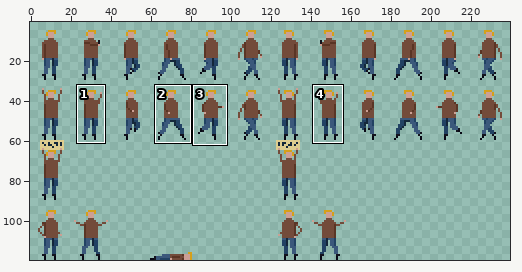
Sprite sheet, stored at src/sprites/citizen-1.png. The picture above shows the old version from afar; the outline marks the close-up.
Close-up. The starting point:
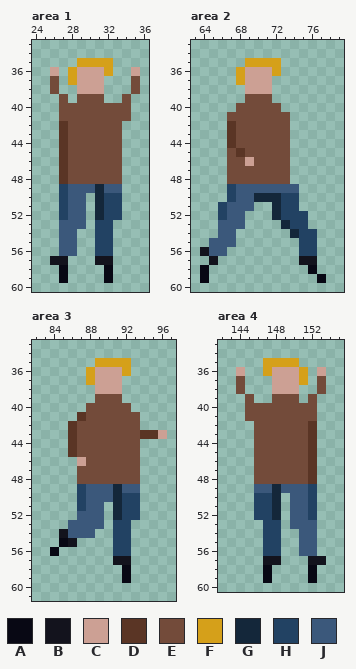
The file is 240x120 pixels. Shown: area 1: x 24..36, y 33..60; area 2: x 63..79, y 33..60; area 3: x 82..97, y 33..61; area 4: x 142..155, y 33..60. The wide view leaves out empty margins. The commit also changed other parts of the picture, which this record leaves out.
Palette (. is transparent): A #080814  B #13131d  C #cca094  D #5a3525  E #734b3a  F #d5a01a  G #14273a  H #224263  J #3b587b
The result:
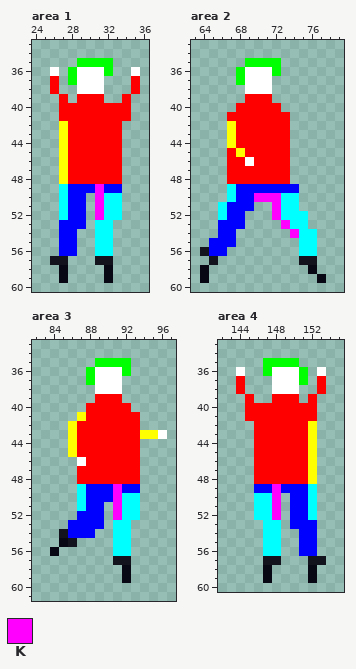
Colours new in this view: K #ff00ff
Diff:
@@ palette @@
-C #cca094
+C #ffffff
-D #5a3525
+D #ffff00
-E #734b3a
+E #ff0000
-F #d5a01a
+F #00ff00
-H #224263
+H #00ffff
-J #3b587b
+J #0000ff
--- area 1
@@ x 29..33 @@
 48 EEEEE
-49 JJGJJ
-50 J.GHH
-51 J.GHH
-52 J.GHH
+49 JJKJJ
+50 J.KHH
+51 J.KHH
+52 J.KHH
 53 J.HH.
--- area 2
@@ x 68..76 @@
 49 JJJJJJJ..
-50 JJGGGHH..
-51 JJ..GHH..
-52 J...GHHH.
-53 J....GHH.
-54 ......GHH
+50 JJKKKHH..
+51 JJ..KHH..
+52 J...KHHH.
+53 J....KHH.
+54 ......KHH
 55 .......HH
--- area 3
@@ x 89..93 @@
 48 EEEEE
-49 JJGJJ
-50 JJGHH
-51 J.GHH
-52 J.GHH
+49 JJKJJ
+50 JJKHH
+51 J.KHH
+52 J.KHH
 53 J.HH.
--- area 4
@@ x 146..150 @@
 48 EEEEE
-49 JJGJJ
-50 HHG.J
-51 HHG.J
-52 HHG.J
+49 JJKJJ
+50 HHK.J
+51 HHK.J
+52 HHK.J
 53 .HH.J
